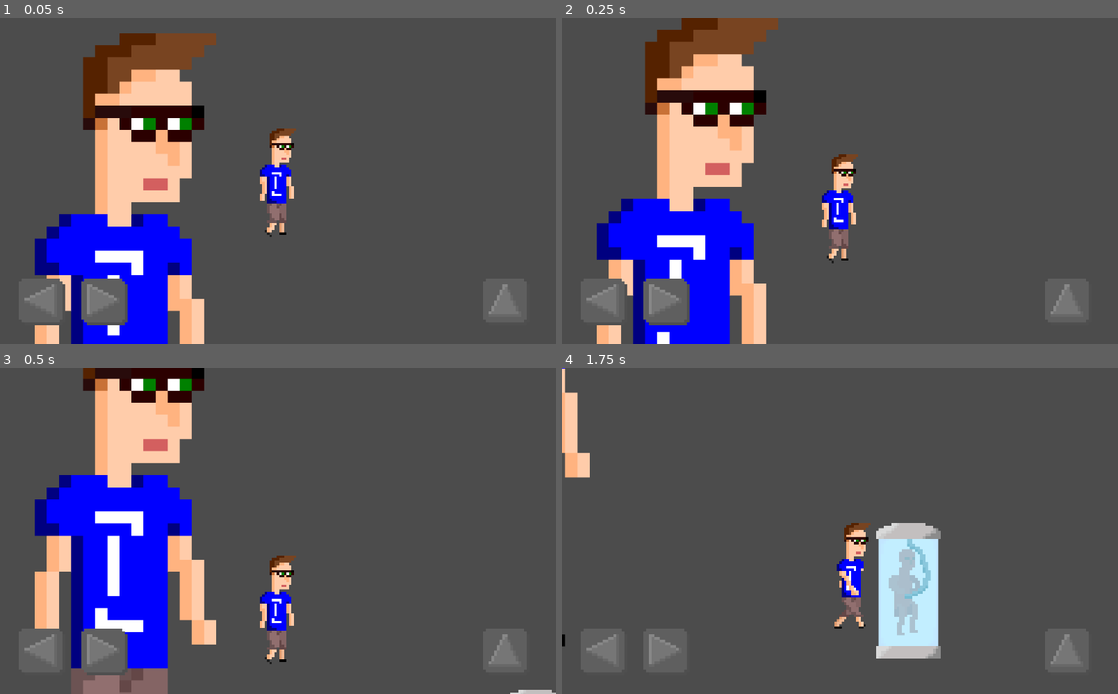
Above: before the commit, frames 1-4 (two rows, left to right).
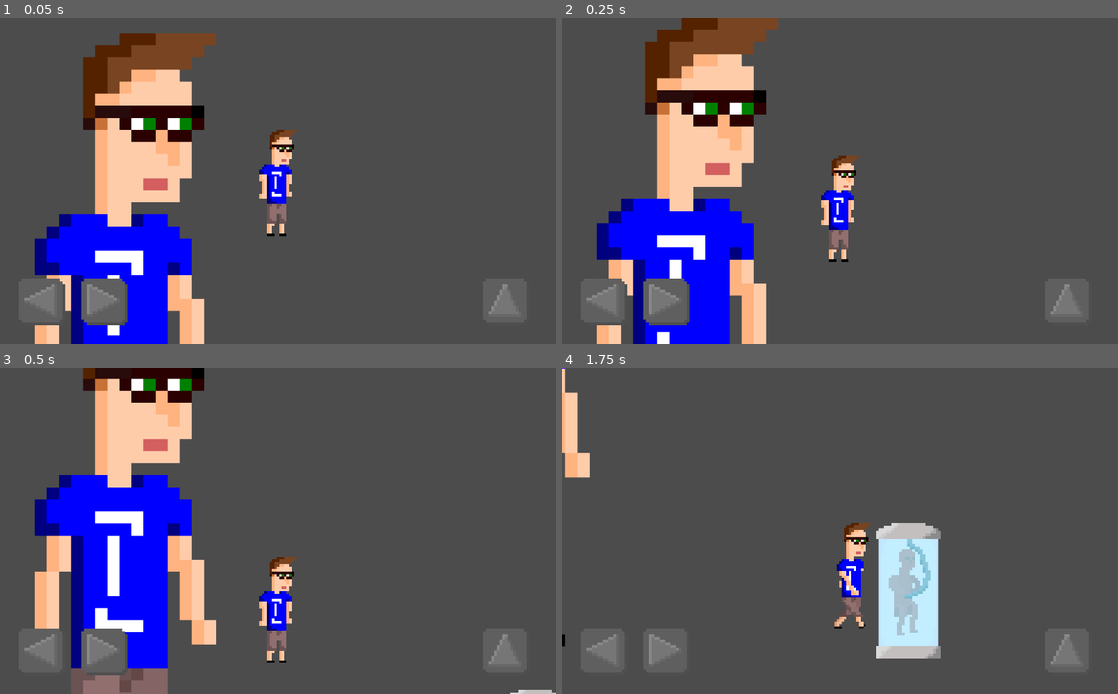
Above: after the commit, the same moments.

Repository: klenganthegame/KlenganTheGame
Game: Godot game, scene res://level/Level1.tscn
Two runs of this game, one before a commit and one after it. Both use one fixed random seed, a clock stepped at 60 frames per second and the inputs below.
Inputs:
- Up to frame 1 (0.05 s): no input
- Up to frame 2 (0.25 s): no input
- Up to frame 3 (0.5 s): no input
- Up to frame 4 (1.75 s): tap Enter (accept) at 0.5, 1.35 s; hold Enter (accept) 0.53-1.28 s; hold D (walk_right) from 0.53 s (still down); tap Space (jump) at 0.77, 1.52 s

The runs differ from the first frame. In frame 1, 0.4% of the frame differs, in the area x 46-54%, y 33-68%; in frame 2, 0.4%; in frame 3, 0.4%; in frame 4, nothing differs.

Commit message:
Added idle animation

Diff:
--- a/level/Level1.tscn
+++ b/level/Level1.tscn
@@ -5,7 +5,7 @@
 [ext_resource path="res://objects/level1/Klengan.tscn" type="PackedScene" id=3]
 
 [sub_resource type="RectangleShape2D" id=1]
-extents = Vector2( 585.438, 10 )
+extents = Vector2( 1342.37, 10 )
 
 [sub_resource type="RectangleShape2D" id=2]
 extents = Vector2( 77.9493, 6.07898 )
--- a/objects/level1/Klengan.tscn
+++ b/objects/level1/Klengan.tscn
@@ -1,30 +1,32 @@
-[gd_scene load_steps=20 format=2]
+[gd_scene load_steps=22 format=2]
 
 [ext_resource path="res://objects/level1/Klengan.gd" type="Script" id=1]
-[ext_resource path="res://Sprites/Klengan/Walk/6658c1c8d437455b869f1be0ff25527f-0.png" type="Texture" id=2]
-[ext_resource path="res://Sprites/Klengan/Walk/6658c1c8d437455b869f1be0ff25527f-7.png" type="Texture" id=3]
-[ext_resource path="res://Sprites/Klengan/Walk/6658c1c8d437455b869f1be0ff25527f-1.png" type="Texture" id=4]
-[ext_resource path="res://Sprites/Klengan/Walk/6658c1c8d437455b869f1be0ff25527f-2.png" type="Texture" id=5]
-[ext_resource path="res://Sprites/Klengan/Walk/6658c1c8d437455b869f1be0ff25527f-3.png" type="Texture" id=6]
-[ext_resource path="res://Sprites/Klengan/Walk/6658c1c8d437455b869f1be0ff25527f-4.png" type="Texture" id=7]
-[ext_resource path="res://Sprites/Klengan/Walk/6658c1c8d437455b869f1be0ff25527f-5.png" type="Texture" id=8]
-[ext_resource path="res://Sprites/Klengan/Walk/6658c1c8d437455b869f1be0ff25527f-6.png" type="Texture" id=9]
-[ext_resource path="res://Sprites/MobileButtons/85/JumpUnpressed_85.png" type="Texture" id=10]
-[ext_resource path="res://Sprites/MobileButtons/85/JumpPressed_85.png" type="Texture" id=11]
-[ext_resource path="res://Sprites/MobileButtons/85/RightUnressed_85.png" type="Texture" id=12]
-[ext_resource path="res://Sprites/MobileButtons/85/RightPressed_85.png" type="Texture" id=13]
-[ext_resource path="res://Sprites/MobileButtons/85/LeftUnpressed_85.png" type="Texture" id=14]
-[ext_resource path="res://Sprites/MobileButtons/85/LeftPressed_85.png" type="Texture" id=15]
-[ext_resource path="res://objects/mechanics/DialogueBox.tscn" type="PackedScene" id=16]
+[ext_resource path="res://dc8e1c008cb14966e26f05868829106c-1.png" type="Texture" id=2]
+[ext_resource path="res://dc8e1c008cb14966e26f05868829106c-0.png" type="Texture" id=3]
+[ext_resource path="res://Sprites/Klengan/Walk/6658c1c8d437455b869f1be0ff25527f-0.png" type="Texture" id=4]
+[ext_resource path="res://Sprites/Klengan/Walk/6658c1c8d437455b869f1be0ff25527f-1.png" type="Texture" id=5]
+[ext_resource path="res://Sprites/Klengan/Walk/6658c1c8d437455b869f1be0ff25527f-2.png" type="Texture" id=6]
+[ext_resource path="res://Sprites/Klengan/Walk/6658c1c8d437455b869f1be0ff25527f-3.png" type="Texture" id=7]
+[ext_resource path="res://Sprites/Klengan/Walk/6658c1c8d437455b869f1be0ff25527f-4.png" type="Texture" id=8]
+[ext_resource path="res://Sprites/Klengan/Walk/6658c1c8d437455b869f1be0ff25527f-5.png" type="Texture" id=9]
+[ext_resource path="res://Sprites/Klengan/Walk/6658c1c8d437455b869f1be0ff25527f-6.png" type="Texture" id=10]
+[ext_resource path="res://Sprites/Klengan/Walk/6658c1c8d437455b869f1be0ff25527f-7.png" type="Texture" id=11]
+[ext_resource path="res://Sprites/MobileButtons/85/JumpUnpressed_85.png" type="Texture" id=12]
+[ext_resource path="res://Sprites/MobileButtons/85/JumpPressed_85.png" type="Texture" id=13]
+[ext_resource path="res://Sprites/MobileButtons/85/RightUnressed_85.png" type="Texture" id=14]
+[ext_resource path="res://Sprites/MobileButtons/85/RightPressed_85.png" type="Texture" id=15]
+[ext_resource path="res://Sprites/MobileButtons/85/LeftUnpressed_85.png" type="Texture" id=16]
+[ext_resource path="res://Sprites/MobileButtons/85/LeftPressed_85.png" type="Texture" id=17]
+[ext_resource path="res://objects/mechanics/DialogueBox.tscn" type="PackedScene" id=18]
 
 [sub_resource type="SpriteFrames" id=1]
 animations = [ {
 "frames": [ ExtResource( 2 ), ExtResource( 3 ) ],
 "loop": true,
 "name": "idle",
-"speed": 10.0
+"speed": 1.0
 }, {
-"frames": [ ExtResource( 2 ), ExtResource( 4 ), ExtResource( 5 ), ExtResource( 6 ), ExtResource( 7 ), ExtResource( 8 ), ExtResource( 9 ), ExtResource( 3 ) ],
+"frames": [ ExtResource( 4 ), ExtResource( 5 ), ExtResource( 6 ), ExtResource( 7 ), ExtResource( 8 ), ExtResource( 9 ), ExtResource( 10 ), ExtResource( 11 ) ],
 "loop": true,
 "name": "walk",
 "speed": 10.0
@@ -42,8 +44,8 @@
 [node name="AnimatedSprite" type="AnimatedSprite" parent="."]
 scale = Vector2( 0.2, 0.2 )
 frames = SubResource( 1 )
-animation = "walk"
-frame = 2
+animation = "idle"
+frame = 1
 playing = true
 
 [node name="Camera2D" type="Camera2D" parent="."]
Binary file added: dc8e1c008cb14966e26f05868829106c-0.png
Binary file added: dc8e1c008cb14966e26f05868829106c-1.png
Not shown, changed: export_presets.cfg
Not shown: 1 places in objects/level1/Klengan.tscn that only renumber resources
